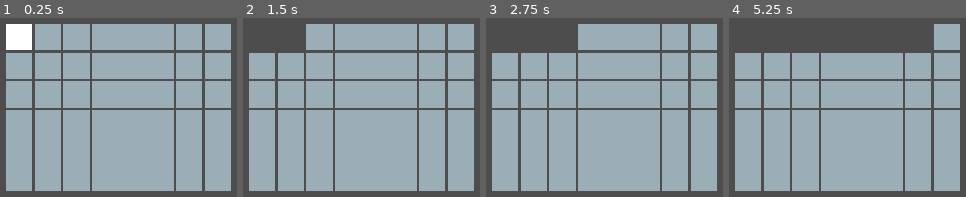
Above: before the commit, frames 1-4 (left to right).
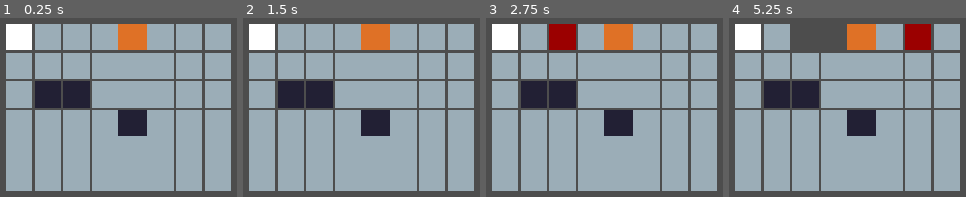
Above: after the commit, the same moments.

Repository: Ye96516/lianliankan
Game: Godot game, scene res://scenes/main/main.tscn
The game is run twice, just before and just after one commit, with the same random seed, the same clock (stepped at 60 frames per second) and the same inputs.
Inputs (mouse positions are in pixels of both pictures, inside the frame that each line leads up to):
- Up to frame 1 (0.25 s): no input
- Up to frame 2 (1.5 s): tap Enter at 0.5 s; move the mouse to (261, 37) at 0.52 s; click (261, 37) at 0.6 s; tap Space at 1.25 s; move the mouse to (290, 37) at 1.27 s; click (290, 37) at 1.35 s
- Up to frame 3 (2.75 s): tap Enter at 2 s; move the mouse to (561, 37) at 2.02 s; click (561, 37) at 2.1 s
- Up to frame 4 (5.25 s): tap Space at 2.75, 4.25 s; move the mouse to (833, 37) at 2.77 s; click (833, 37) at 2.85 s; tap Enter at 3.5 s; move the mouse to (861, 37) at 3.52 s; click (861, 37) at 3.6 s; move the mouse to (890, 37) at 4.27 s; click (890, 37) at 4.35 s; move the mouse to (918, 37) at 5.02 s; click (918, 37) at 5.1 s

The runs differ from the first frame. In frame 1, 6.9% of the frame differs, in the area x 14-63%, y 3-66%; in frame 2, 10%; in frame 3, 12%; in frame 4, 13%, in the area x 2-86%, y 3-66%.

Commit message:
提交一个bug，哈哈哈
类型判定仍有未知bug

Diff:
--- a/scenes/cell/cell.gd
+++ b/scenes/cell/cell.gd
@@ -38,17 +38,21 @@
 func _on_gui_input(event: InputEvent) -> void:
 	if event is InputEventMouseButton and event.is_pressed():
 		if event.button_index==MOUSE_BUTTON_LEFT:
+			#记录被选中的cell
 			if not is_instance_valid(Global.selected_cell0):
 				Global.selected_cell0=self
+				return
 			elif is_instance_valid(Global.selected_cell0) and not is_instance_valid(Global.selected_cell1):
 				Global.selected_cell1=self
 			elif is_instance_valid(Global.selected_cell0) and is_instance_valid(Global.selected_cell1):
 				Global.selected_cell0=Global.selected_cell1
 				Global.selected_cell1=self
 
-			if Global.calculate(cell_pos):
-				Global.selected_cell0.modulate.a=0
-				Global.selected_cell1.modulate.a=0
-			self.modulate=Color(1,0,0,self.modulate.a)
+			#如果是同类型的，将计算消除
+			if Global.selected_cell1.type==Global.selected_cell0.type:
+				if Global.calculate(cell_pos):
+					Global.selected_cell0.modulate.a=0
+					Global.selected_cell1.modulate.a=0
+				self.modulate=Color(1,0,0,self.modulate.a)
 			#print(cell_pos)
 	pass # Replace with function body.
--- a/scenes/main/main.tscn
+++ b/scenes/main/main.tscn
@@ -1,9 +1,10 @@
-[gd_scene load_steps=5 format=3 uid="uid://1dj6rs7utjts"]
+[gd_scene load_steps=6 format=3 uid="uid://1dj6rs7utjts"]
 
 [ext_resource type="Texture2D" uid="uid://beok1mghaf2mx" path="res://art/cell/白色64.png" id="1_hyk8p"]
 [ext_resource type="PackedScene" uid="uid://cb46wugbmq01a" path="res://scenes/cell/cell.tscn" id="1_iuonh"]
 [ext_resource type="Script" uid="uid://wya8pl0vi6fe" path="res://scenes/main/grid_container.gd" id="1_k2fmo"]
 [ext_resource type="Texture2D" uid="uid://blko8ieffrr3h" path="res://art/cell/蓝灰色64.png" id="2_iuonh"]
+[ext_resource type="Texture2D" uid="uid://medgqi3v4eot" path="res://art/cell/橙色64.png" id="5_6q06x"]
 
 [node name="Main" type="Control"]
 layout_mode = 3
@@ -42,6 +43,7 @@
 [node name="Cell" parent="GridContainer" instance=ExtResource("1_iuonh")]
 layout_mode = 2
 texture = ExtResource("1_hyk8p")
+type = "white"
 
 [node name="Cell2" parent="GridContainer" instance=ExtResource("1_iuonh")]
 layout_mode = 2
@@ -57,7 +59,8 @@
 
 [node name="Cell5" parent="GridContainer" instance=ExtResource("1_iuonh")]
 layout_mode = 2
-texture = ExtResource("2_iuonh")
+texture = ExtResource("5_6q06x")
+type = "orange"
 
 [node name="Cell6" parent="GridContainer" instance=ExtResource("1_iuonh")]
 layout_mode = 2
@@ -109,11 +112,11 @@
 
 [node name="Cell18" parent="GridContainer" instance=ExtResource("1_iuonh")]
 layout_mode = 2
-texture = ExtResource("2_iuonh")
+type = "black"
 
 [node name="Cell19" parent="GridContainer" instance=ExtResource("1_iuonh")]
 layout_mode = 2
-texture = ExtResource("2_iuonh")
+type = "black"
 
 [node name="Cell20" parent="GridContainer" instance=ExtResource("1_iuonh")]
 layout_mode = 2
@@ -153,7 +156,7 @@
 
 [node name="Cell29" parent="GridContainer" instance=ExtResource("1_iuonh")]
 layout_mode = 2
-texture = ExtResource("2_iuonh")
+type = "black"
 
 [node name="Cell30" parent="GridContainer" instance=ExtResource("1_iuonh")]
 layout_mode = 2
